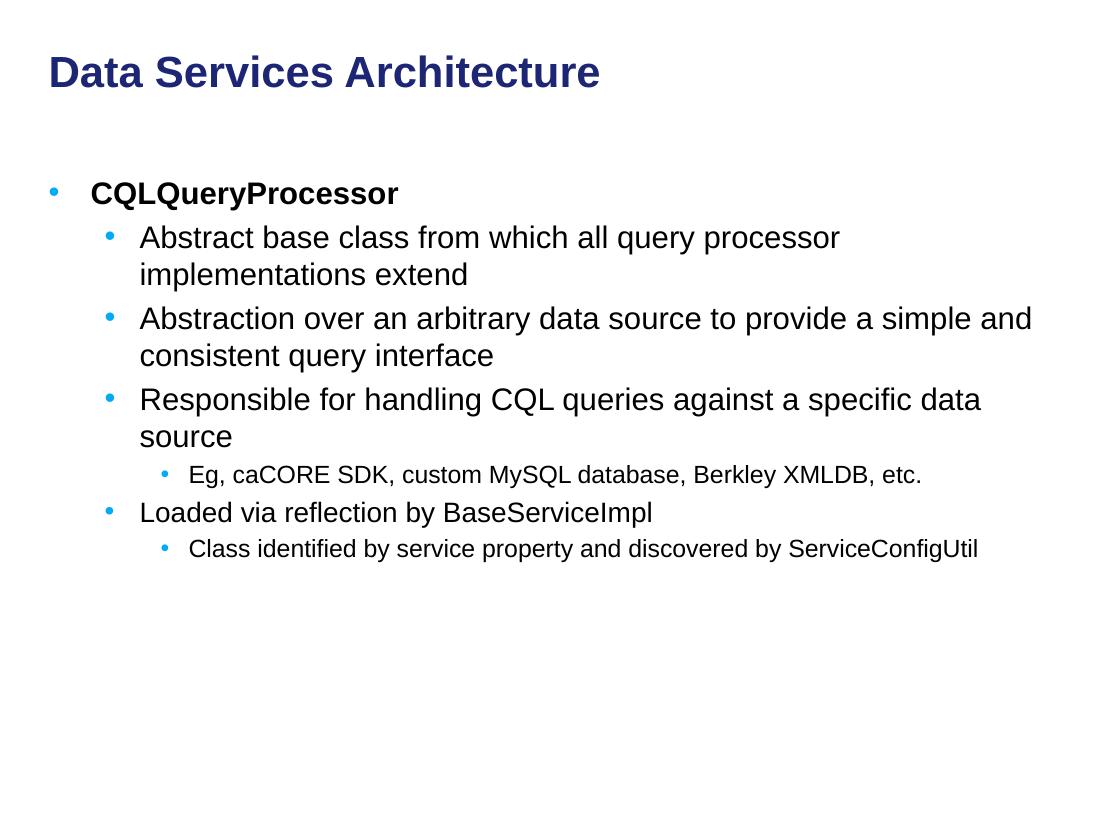
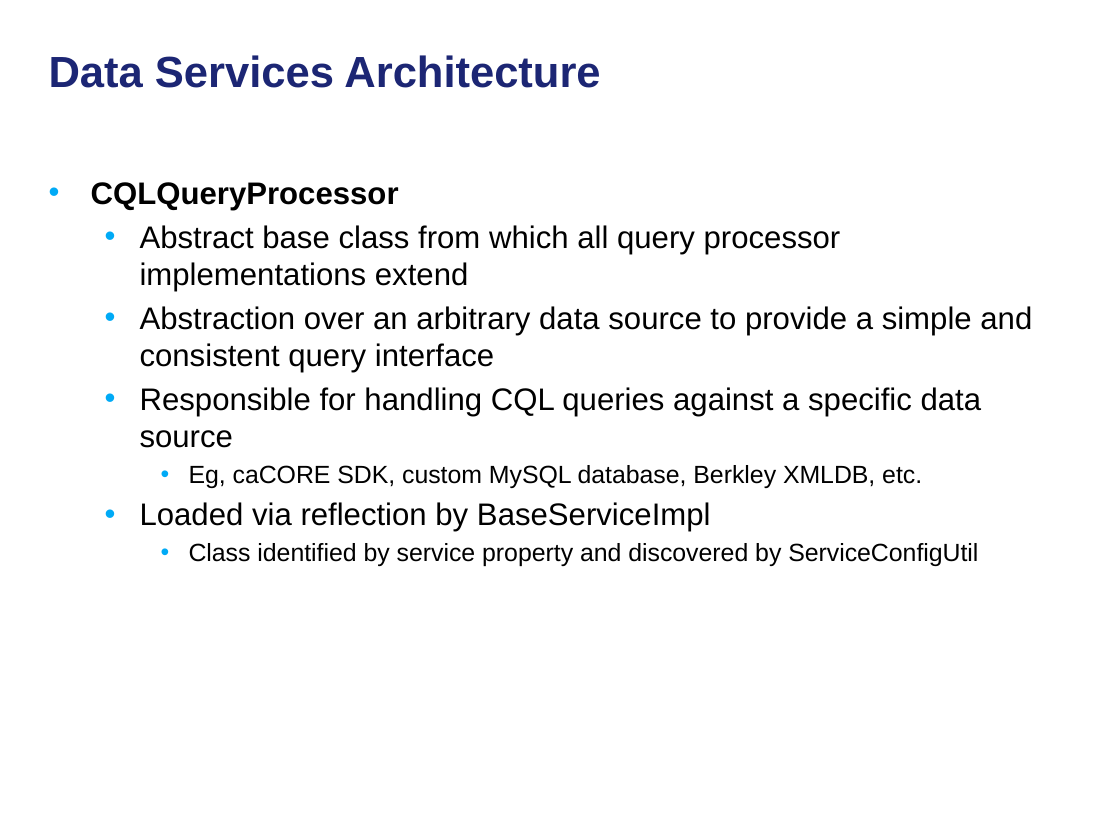
Before and after one commit to NCIP/cagrid-docs, a slide deck: slide 9 of presentations/200906_Novartis/caGrid Data Services.pptx. Drawn at 1120x840 pixels with LibreOffice and Linux fonts; fonts in the diff are those of the drawing; background and template pictures are left out. Boxes give left, top, right and bottom in pixels: in the first picture for what was removed or moved away, otherwise in the second. Text is boxed around its words. In the diff, an @@ line names an element or a change of style, - is before the commit and + after.

```diff
--- a/presentations/200906_Novartis/caGrid Data Services.pptx
+++ b/presentations/200906_Novartis/caGrid Data Services.pptx
@@ text at [140,502,711,532]: size 18 to 20 pt in "Loaded via reflection by BaseServiceImpl" @@
```
Also in this commit, not shown: 2 slides added.
